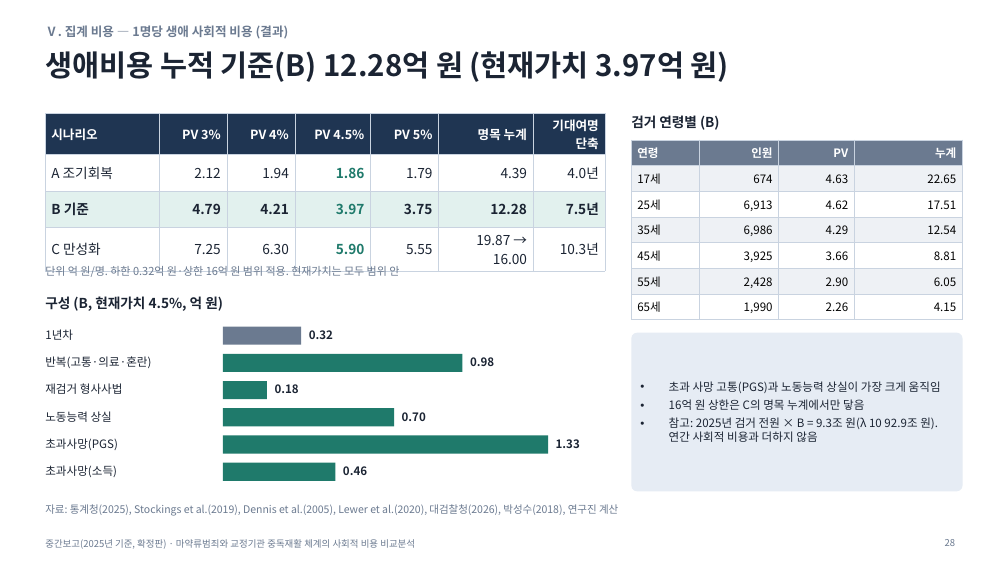
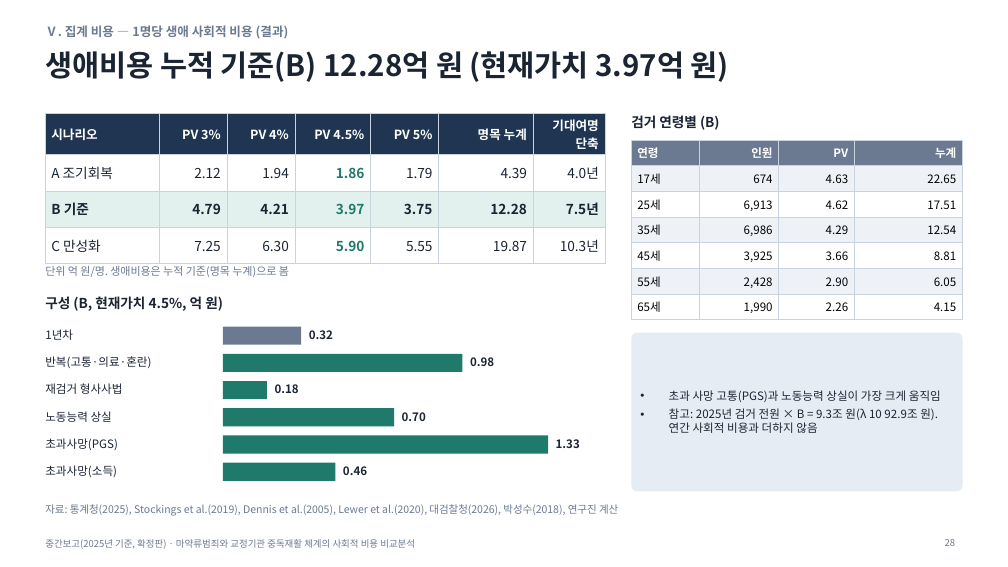
Before and after one commit to adminmrobo/drug-crime-social-cost, a slide deck: slide 28 of deliverables/2026-11-16_확정판/중간보고_마약류사회적비용_2025기준_확정판.pptx. Drawn at 1008x567 pixels with LibreOffice and Linux fonts; fonts in the diff are those of the drawing. Boxes give left, top, right and bottom in pixels: in the first picture for what was removed or moved away, otherwise in the second. Text is boxed around its words. In the diff, an @@ line names an element or a change of style, - is before the commit and + after.

Commit message:
생애비용 상한 16억 제거, 2016년 연구와의 연속선상 비교로 표현 정리

```diff
--- a/deliverables/2026-11-16_확정판/중간보고_마약류사회적비용_2025기준_확정판.pptx
+++ b/deliverables/2026-11-16_확정판/중간보고_마약류사회적비용_2025기준_확정판.pptx
@@ table at <box>45,113,605,256</box> @@
-row 4, column 6: 19.87 → 16.00
+row 4, column 6: 19.87
@@ text at <box>45,266,289,277</box>: text changed @@
-단위 억 원/명. 하한 0.32억 원·상한 16억 원 범위 적용. 현재가치는 모두 범위 안
+단위 억 원/명. 생애비용은 누적 기준(명목 누계)으로 봄
@@ text at <box>669,399,864,410</box>: paragraph removed @@
-• 16억 원 상한은 C의 명목 누계에서만 닿음
```
Also in this commit, not shown: 2 other slides changed, 19 other files.
